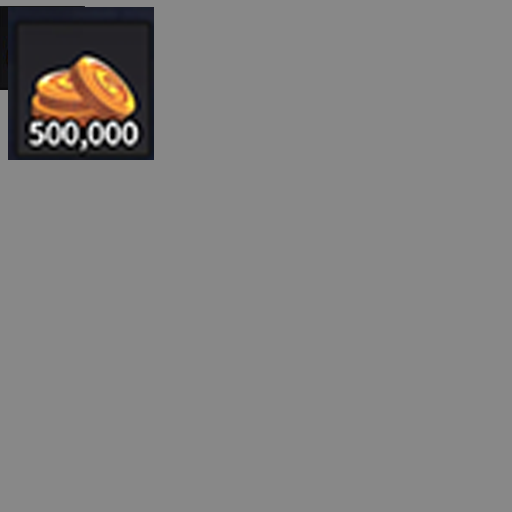
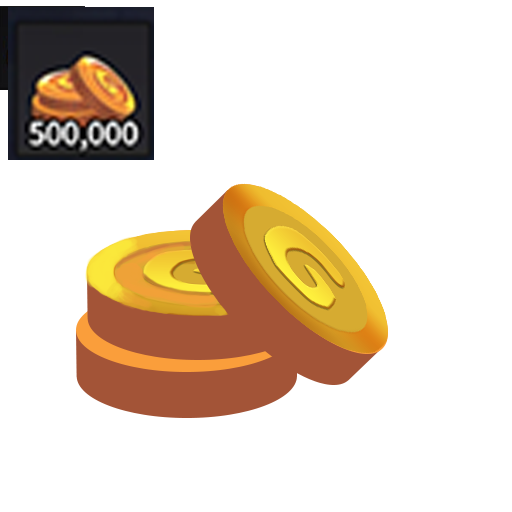
Layered file, before and after one edit (512x512). Changes by layer:
added layer "second type copy" above "Layer 16" over (x1=222, y1=183, x2=389, y2=354)
added layer "Layer 16" above "second type" over (x1=85, y1=236, x2=228, y2=317)
added group "Group 2 copy" with 2 layers above "second type copy 2" over (x1=190, y1=184, x2=388, y2=385)
added layer "Ellipse 2 copy" (1st of 2, in "Group 2 copy") in group "Group 2 copy" over (x1=223, y1=184, x2=388, y2=354)
added layer "Rectangle 1 copy" (1st of 2, in "Group 2 copy") in group "Group 2 copy" over (x1=190, y1=190, x2=381, y2=385)
added layer "second type copy 2" above "Group 3" over (x1=86, y1=229, x2=307, y2=316)
added group "Group 3" with 2 layers above "Group 2" over (x1=87, y1=230, x2=308, y2=360)
added layer "Ellipse 2" in group "Group 3" over (x1=87, y1=230, x2=308, y2=314)
added layer "Rectangle 1" in group "Group 3" over (x1=87, y1=273, x2=308, y2=360)
added group "Group 2" with 2 layers above "Layer 15" over (x1=76, y1=288, x2=297, y2=418)
added layer "Ellipse 2 copy" (2nd of 2, in "Group 2") in group "Group 2" over (x1=76, y1=288, x2=297, y2=372)
added layer "Rectangle 1 copy" (2nd of 2, in "Group 2") in group "Group 2" over (x1=76, y1=331, x2=297, y2=418)
added layer "Layer 13" above "Background" over (x1=0, y1=0, x2=512, y2=512)
hid "Background" over (x1=0, y1=0, x2=512, y2=512)
